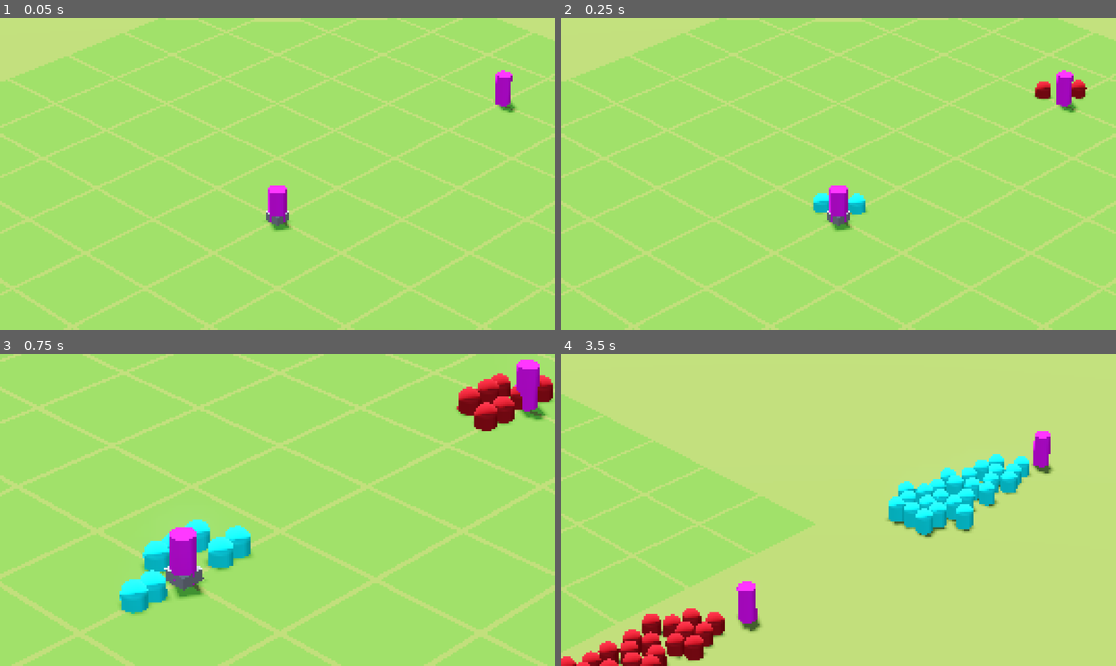
Above: before the commit, frames 1-4 (two rows, left to right).
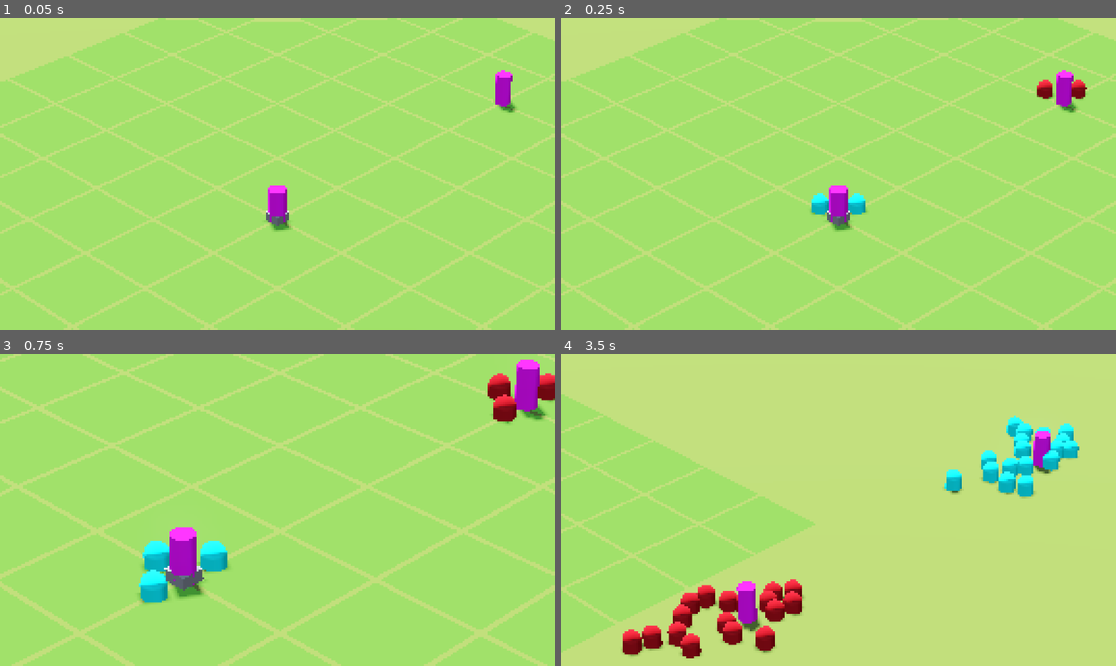
Above: after the commit, the same moments.

Repository: jalejr/Incrememental
Game: Godot game, scene res://scenes/game/game.tscn
The game is run twice, just before and just after one commit, with the same random seed, the same clock (stepped at 60 frames per second) and the same inputs. The engine's default icon, where the game draws it, is replaced by a stand-in: a white triangle on a blue panel in a dark square.
Inputs (mouse positions are in pixels of both pictures, inside the frame that each line leads up to):
- Up to frame 1 (0.05 s): no input
- Up to frame 2 (0.25 s): no input
- Up to frame 3 (0.75 s): tap Enter (enter) at 0.5 s; move the mouse to (399, 494) at 0.52 s; hold Right (right) from 0.53 s (still down); hold Mouse wheel up (camera_zoom_in) from 0.53 s (still down)
- Up to frame 4 (3.5 s): move the mouse to (727, 525) at 1.27 s; release Right (right) at 1.28 s; release Mouse wheel up (camera_zoom_in) at 1.28 s; hold S (backward) 1.28-2.03 s; tap Mouse wheel down (camera_zoom_out) at 1.35 s; move the mouse to (894, 441) at 2.02 s; hold Right (right) 2.03-2.78 s; tap Enter (enter) at 2.1 s; move the mouse to (810, 572) at 2.77 s; hold W (forward) from 2.78 s (still down); click (810, 572) at 2.85 s

Frame 1 is identical in both runs. In frame 2, 0.1% of the frame differs, in the area x 45-89%, y 19-64%; in frame 3, 2.6%; in frame 4, 9.1%, in the area x 0-94%, y 19-100%.
Error in both runs: Cannot call method 'storage_buffer_create' on a null value. (res://scripts/compositor/edge_detection_compositor.gd:20)

Commit message:
Updated Unit with states

Diff:
--- a/scenes/game/game.tscn
+++ b/scenes/game/game.tscn
@@ -124,6 +124,7 @@
 unit_type_configs = Array[ExtResource("11_8b66f")]([ExtResource("12_3jaai"), ExtResource("13_otnwt")])
 navigation_region = NodePath("../NavigationRegion3D")
 grid_manager = NodePath("../SpatialGridManager")
+max_units_updated_per_frame = 50
 
 [node name="MeshInstance3D14" type="MeshInstance3D" parent="Node3D/SubViewportContainer/SubViewport/Level"]
 mesh = SubResource("BoxMesh_5vw27")
--- a/scripts/entities/units/melee_unit.gd
+++ b/scripts/entities/units/melee_unit.gd
@@ -1,18 +1,40 @@
 class_name MeleeUnit
 extends Unit
+
+enum BehaviorState {
+	IDLE,
+	PURSUE,
+	ATTACKING
+}
 
 ## private vars
 var _target_entity: Variant = null
 var attack_cooldown: float = 0.0
+var behavior_state: BehaviorState = BehaviorState.ATTACKING
 
 ## built-in override methods
 func _init() -> void:
 	path_recalc_interval = 0.5
 
 
-func update_logic(delta: float, context: Dictionary) -> void:
-	super.update_logic(delta, context)
+func update_active_state(delta: float, context: Dictionary) -> void:
+	match behavior_state:
+		BehaviorState.IDLE:
+			pass
+		BehaviorState.PURSUE:
+			pass
+		BehaviorState.ATTACKING:
+			update_attacking_state(delta, context)
 
+func update_idle_state(delta: float, context: Dictionary):
+	pass
+
+
+func update_pursue_state(delta: float, context: Dictionary):
+	pass
+
+
+func update_attacking_state(delta: float, context: Dictionary):
 	path_age += delta
 	attack_cooldown = attack_cooldown - delta
 
@@ -58,5 +80,7 @@
 			mark_path_recalculated(target_pos)
 
 
+# TODO this shouldn't exist. The spatial query shoould handle checking is_targetable/is_attackable
+# to determine if it should even be sent to the unit to do anything with
 func is_valid_target(target_entity) -> bool:
 	return target_entity and target_entity.is_alive and not target_entity.is_dying
--- a/scripts/entities/units/unit.gd
+++ b/scripts/entities/units/unit.gd
@@ -11,6 +11,14 @@
 	TROLL,
 }
 
+enum LifecycleState {
+	SPAWNING,
+	ACTIVE,
+	DYING,
+	RETREATING,
+	DEAD
+}
+
 # Core data
 var manager_index: int
 var entity_data: EntityData
@@ -19,6 +27,8 @@
 var velocity: Vector3
 var stats: UnitStats
 # In-process of cleaning up
+var spawn_timer: float = 0.0
+var spawn_protection_time: float = 1.5
 var is_dying: bool = false
 var death_timer: float = 0.0
 var death_duration: float = 1.5
@@ -36,6 +46,7 @@
 var spawn_building: Node = null
 # Caching for optimization
 var cached_runtime: UnitManager.UnitTypeRuntimeData = null
+var lifecycle_state: LifecycleState = LifecycleState.SPAWNING
 # Delegating to entity_data
 var position: Vector3:
 	get: return entity_data.position if entity_data else Vector3.ZERO
@@ -72,14 +83,17 @@
 
 
 func update_logic(delta: float, context: Dictionary) -> void:
-	if is_dying:
-		death_timer += delta
-
-		if death_timer >= death_duration:
-			context.destroy_queue.append(self)
-
-	if not is_alive:
-		return
+	match lifecycle_state:
+		LifecycleState.SPAWNING:
+			update_spawning_state(delta, context)
+		LifecycleState.ACTIVE:
+			update_active_state(delta, context)
+		LifecycleState.DYING:
+			update_dying_state(delta, context)
+		LifecycleState.RETREATING:
+			update_retreating_state(delta, context)
+		LifecycleState.DEAD:
+			return
 
 
 func get_custom_visual_data() -> Color:
@@ -98,7 +112,31 @@
 
 
 func start_dying():
-	is_dying = true
+	lifecycle_state = LifecycleState.DYING
+	_update_flags()
+
+
+#TODO actual logic here these updates should be overridden
+func update_spawning_state(delta: float, _context: Dictionary):
+	spawn_timer += delta
+	if spawn_timer >= spawn_protection_time:
+		lifecycle_state = LifecycleState.ACTIVE
+		_update_flags()
+
+
+func update_active_state(_delta: float, _context: Dictionary):
+	pass
+
+
+func update_dying_state(delta: float, context: Dictionary):
+	death_timer += delta
+
+	if death_timer >= death_duration:
+		context.destroy_queue.append(self)
+
+
+func update_retreating_state(_delta: float, _context: Dictionary):
+	pass
 
 
 func needs_path_recalc(target_position: Vector3, max_age: float = -1.0, max_drift: float = 5.0) -> bool:
@@ -120,3 +158,13 @@
 func mark_path_recalculated(target_position: Vector3):
 	cached_target_position = target_position
 	path_age = 0.0
+
+
+func _update_flags() -> void:
+	match lifecycle_state:
+		LifecycleState.SPAWNING, LifecycleState.DEAD, LifecycleState.DYING:
+			is_targetable = false
+			is_attackable = false
+		LifecycleState.ACTIVE:
+			is_targetable = true
+			is_attackable = true
